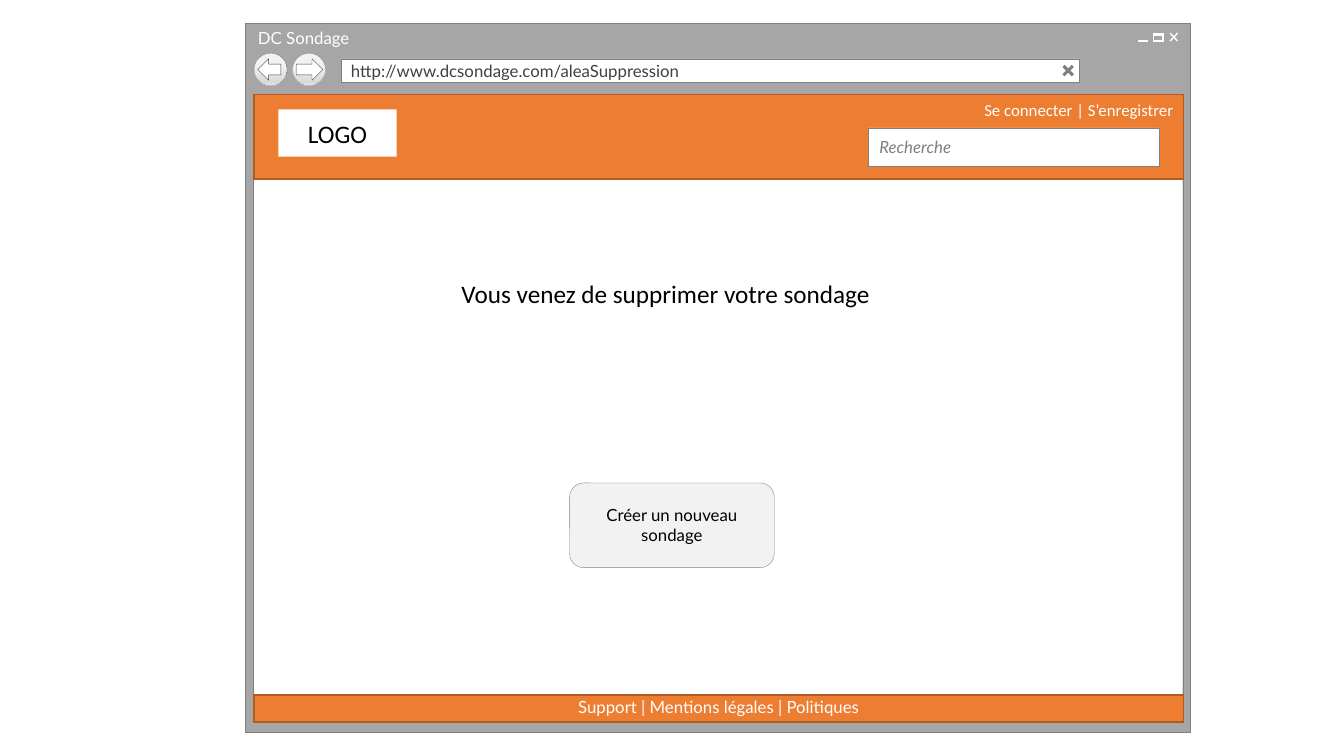
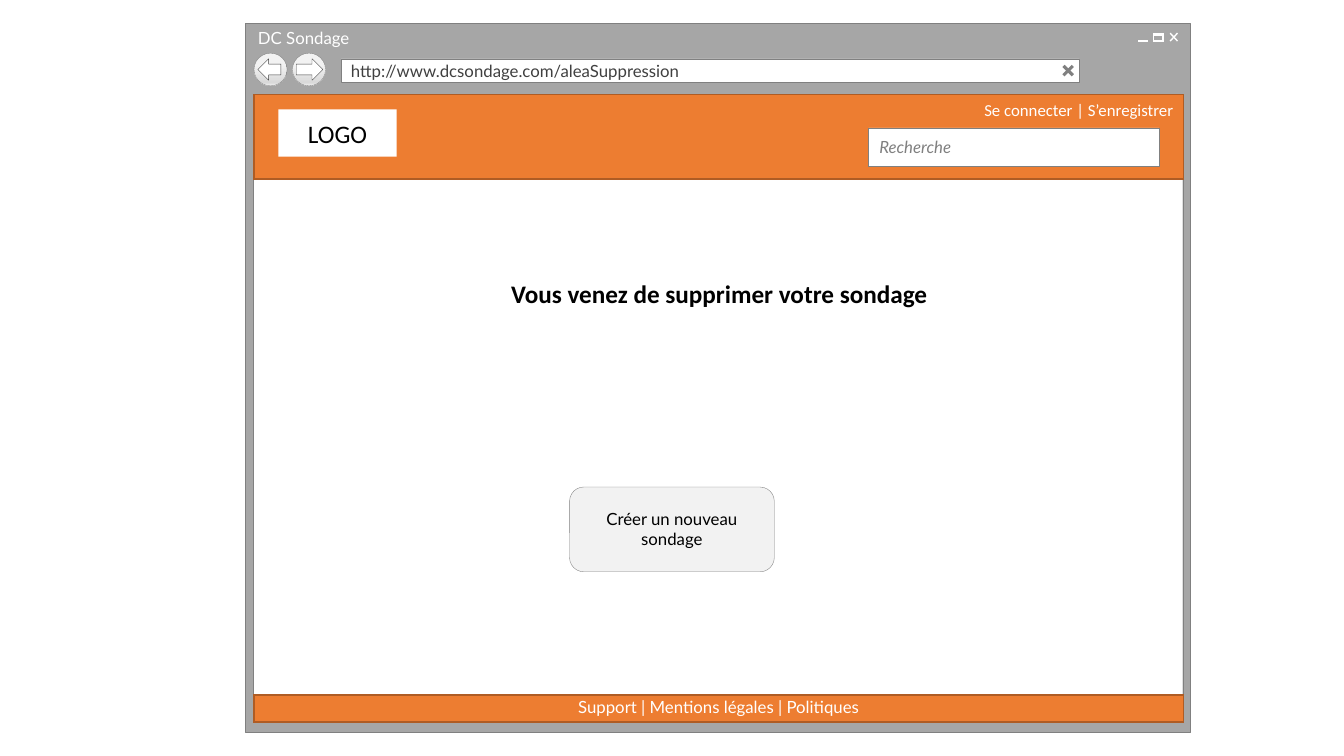
Before and after one commit to cedricbannelier/Projet1, a slide deck: slide 28 of maquetteWeb/maquetteProposition.pptx. Drawn at 1344x756 pixels with LibreOffice and Linux fonts; fonts in the diff are those of the drawing; background and template pictures are left out. Boxes give left, top, right and bottom in pixels: in the first picture for what was removed or moved away, otherwise in the second. Text is boxed around its words. In the diff, an @@ line names an element or a change of style, - is before the commit and + after.

```diff
--- a/maquetteWeb/maquetteProposition.pptx
+++ b/maquetteWeb/maquetteProposition.pptx
@@ text "Vous venez de supprimer votre ...": place and size @@
-text "Vous venez de supprimer votre ..." at (461, 285, 870, 308)
+text "Vous venez de supprimer votre ..." at (511, 285, 927, 308)
@@ text "Vous venez de supprimer votre ..." at (511, 285, 927, 308): bold on; alignment left to centre @@
@@ rounded rectangle "Créer un nouveau sondage": place and size @@
-rounded rectangle "Créer un nouveau sondage" at (570, 483, 774, 568)
+rounded rectangle "Créer un nouveau sondage" at (570, 487, 774, 572)
```
Also in this commit, not shown: 19 other slides changed, 1 other file.
